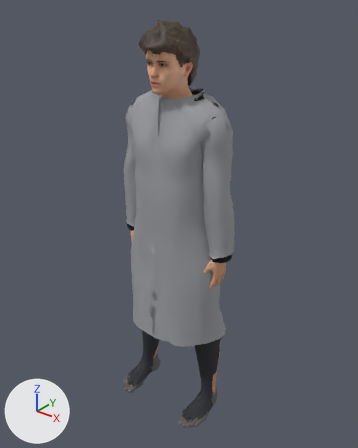
The glTF model demo-3d/models/real/player.glb: old version first, new version second.
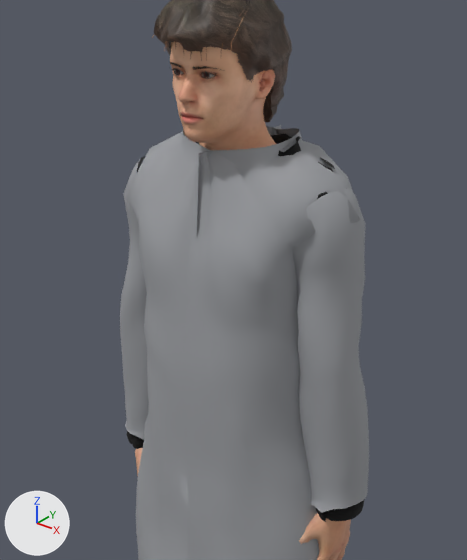
The first picture shows the older version from a 50 mm camera at (1.338, -1.678, 2.055) aimed at (-0.001, -0.005, 1.017). The close-ups show the older and then the newer version on the part from 20% to 78% of the width and 7% to 63% of the height of that picture. Only the edits that show in the close-ups are written down. Every picture has the same lights, and +X, +Y and +Z are marked at lower left. Vertices at exactly the same position are counted once.

Objects in the first close-up: 'coat_player', 'human_player', 'human_player.short02', 'sweater_player' and 4 more.
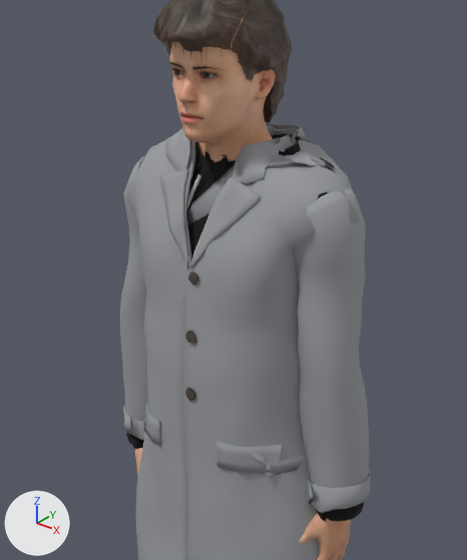
The change, as a list of edits to the scene's bpy script:
```text
Change mat_coat_player:
    where n0 = _N.new('ShaderNodeBsdfPrincipled'); n0.name = 'Principled BSDF'
    remove n0.inputs[0].default_value = (0.33, 0.34, 0.36, 1.0)  # 'Base Color', grey #9b9ea2
    add n2 = _N.new('ShaderNodeMix'); n2.name = 'Mix'
    add n2.data_type = 'RGBA'
    add n2.blend_type = 'MULTIPLY'
    add n2.inputs[0].default_value = 1.0  # 'Factor'
    add n2.inputs[7].default_value = (0.33, 0.34, 0.36, 1.0)  # 'B', grey #9b9ea2
    add n3 = _N.new('ShaderNodeVertexColor'); n3.name = 'Color Attribute'
    add _L.new(n2.outputs[2], n0.inputs[0])  # 'Result' to 'Base Color'
    add _L.new(n3.outputs[0], n2.inputs[6])  # 'Color' to 'A'
Change me_coat_player_003:
    used by ob_coat_player; location = (0.0, 0.0, 0.0)
    remove me_coat_player_003.from_pydata(...)  # 1778 vertices, 3352 faces; spans x -0.311..0.312, y -0.216..0.154, z 0.477..1.652
    add me_coat_player_003.from_pydata(...)  # 4754 vertices, 9527 faces; spans x -0.315..0.316, y -0.216..0.154, z 0.475..1.658
    me_coat_player_003 part 1: 1 vertex moved from x 0.031, y -0.106, z 1.601 to x 0.044, y -0.111, z 1.579; 31 vertices removed from x -0.042..0.043, y -0.159..-0.092, z 1.452..1.632; 3007 vertices added at x -0.315..0.316, y -0.21..0.148, z 0.475..1.658
```

Changed parts and their boxes [x1, y1, x2, y2] in the close-ups (467 x 560 px):
'coat_player', reshaped: before [120, 125, 369, 560]; after [120, 122, 371, 560]
part 1 of me_coat_player_003, built on: before [178, 141, 250, 273]; after [123, 122, 371, 513]
